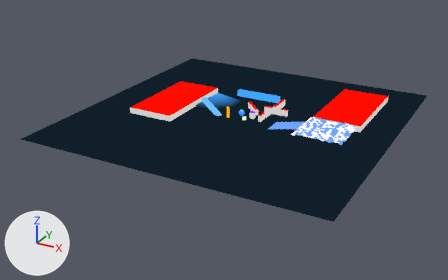
Renders of the Blender file examples/bounds/bounds.blend from each side of a commit.
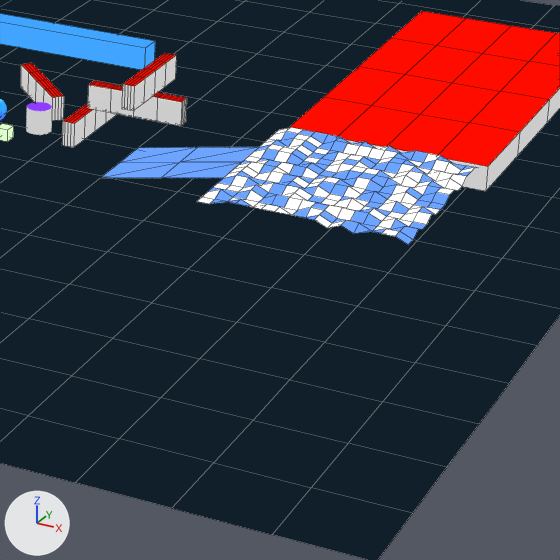
Each version is shown whole from a 50 mm camera at (88.0, -172.2, 75.8) aimed at (-3.2, -6.5, -7.1), then close up on the part from 54% to 84% of the width and 31% to 79% of the height. The lights are fixed; the arrows at lower left show +X, +Y and +Z. The close-ups show mesh edges as thin lines.
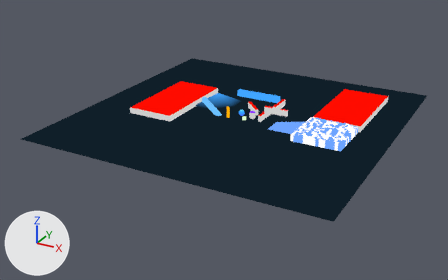
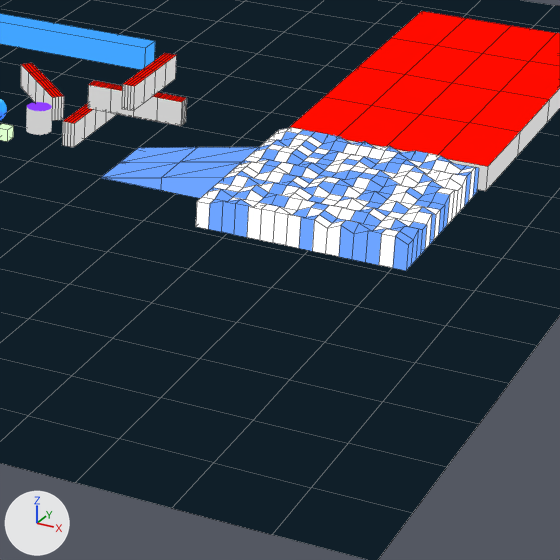
The change, as a list of edits to the scene's bpy script:
```text
Change me_plane:
    used by ob_plane; location = (12.5, -3.6, 1.0)
    remove me_plane.from_pydata(...)  # 298 vertices, 264 faces; spans x 0.0..26.0, y -8.0..8.0, z -1.0..1.4
    add me_plane.from_pydata(...)  # 596 vertices, 600 faces; spans x 0.0..26.0, y -8.0..8.0, z -1.0..1.4
    me_plane part 1
    6 vertices are added at (5.0, 4.0, -1.0), (5.0, -3.0, -1.0), (5.0, 0.5, -1.0), (0.0, 4.0, -1.0), (0.0, 0.5, -1.0), (0.0, -3.0, -1.0)
    38 new vertices lie (0.0, 0.0, -2.0) away from vertices in x 10.0..26.0, y -8.0..8.0, z 1.0
    29 new vertices lie (0.0, 0.0, -2.4) away from vertices in x 11.0..26.0, y -8.0..8.0, z 1.4
    15 new vertices lie (0.0, -1.0, 0.0) away from vertices in x 11.0..25.0, y 8.0, z -1.0
    15 new vertices lie (0.0, -1.0, 0.0) away from vertices in x 11.0..25.0, y 7.0, z -1.0
    15 new vertices lie (0.0, -1.0, 0.0) away from vertices in x 11.0..25.0, y 6.0, z -1.0
    15 new vertices lie (0.0, -1.0, 0.0) away from vertices in x 11.0..25.0, y 5.0, z -1.0
    15 new vertices lie (0.0, -1.0, 0.0) away from vertices in x 11.0..25.0, y 4.0, z -1.0
    15 new vertices lie (0.0, -1.0, 0.0) away from vertices in x 11.0..25.0, y 3.0, z -1.0
    15 new vertices lie (0.0, -1.0, 0.0) away from vertices in x 11.0..25.0, y 2.0, z -1.0
    15 new vertices lie (0.0, -1.0, 0.0) away from vertices in x 11.0..25.0, y 1.0, z -1.0
    15 new vertices lie (0.0, -1.0, 0.0) away from vertices in x 11.0..25.0, y 0.0, z -1.0
    15 new vertices lie (0.0, -1.0, 0.0) away from vertices in x 11.0..25.0, y -1.0, z -1.0
    15 new vertices lie (0.0, -1.0, 0.0) away from vertices in x 11.0..25.0, y -2.0, z -1.0
    15 new vertices lie (0.0, -1.0, 0.0) away from vertices in x 11.0..25.0, y -3.0, z -1.0
    15 new vertices lie (0.0, -1.0, 0.0) away from vertices in x 11.0..25.0, y -4.0, z -1.0
    15 new vertices lie (0.0, 1.0, 0.0) away from vertices in x 11.0..25.0, y -8.0, z -1.0
    15 new vertices lie (0.0, -1.0, 0.0) away from vertices in x 11.0..25.0, y -5.0, z -1.0
    336 new faces join them
```

Changed parts and their boxes [x1, y1, x2, y2] in the close-ups (560 x 560 px):
'Plane', reshaped (22% taller)
    before: [101, 127, 476, 245]
    after: [101, 127, 479, 271]
part 1 of me_plane, added
    after: [103, 167, 479, 271]
